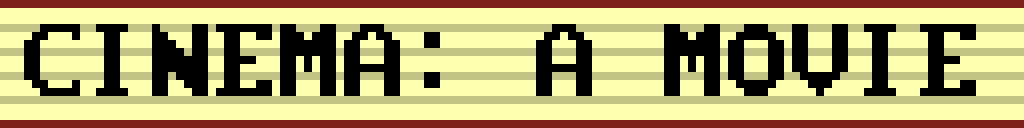
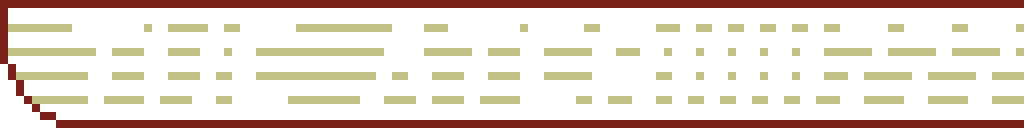
Comparing the layer stacks of the two 1024×128 images. Changes:
renamed "CINEMA: A MOVIE" to "THE ATER!!!!!???", painted on it over (24, 16, 1024, 112)
painted on "Background" over (0, 8, 1024, 128)
